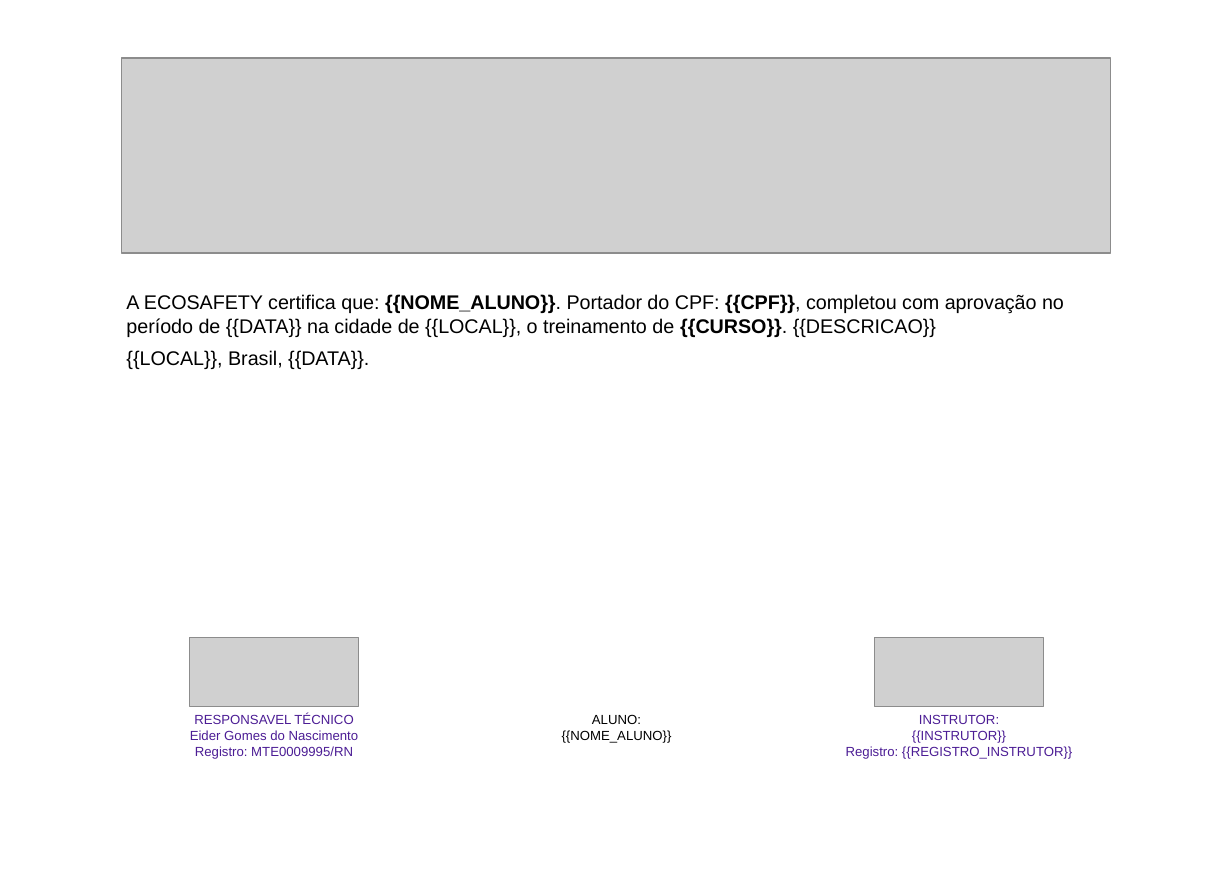
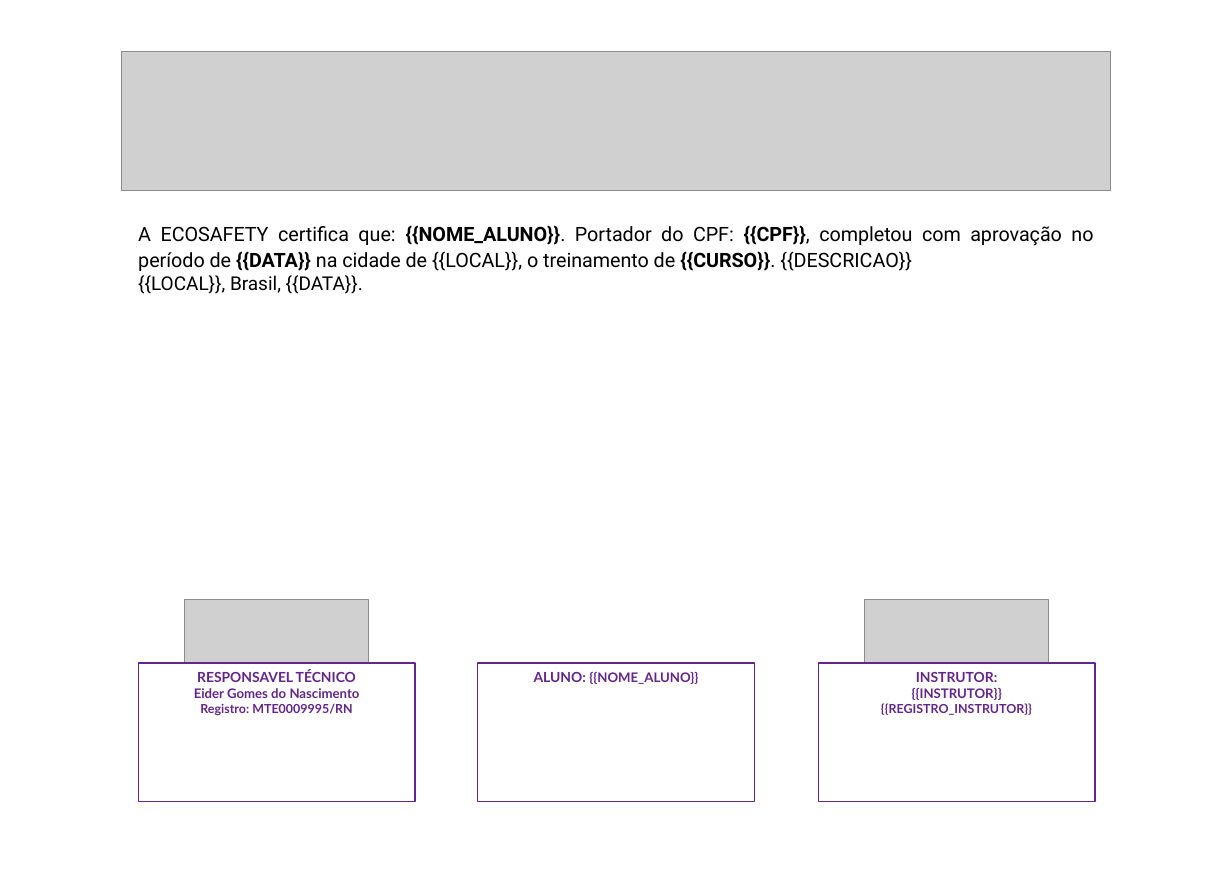
Before and after one commit to clementgustavo1301-blip/Gest-oToalsafety, a slide deck: slide 1 of public/template-modelo1.pptx. Drawn at 1232x872 pixels with LibreOffice and Linux fonts; fonts in the diff are those of the drawing; grey boxes stand for pictures; background and template pictures are left out. Boxes give left, top, right and bottom in pixels: in the first picture for what was removed or moved away, otherwise in the second. Text is boxed around its words. In the diff, an @@ line names an element or a change of style, - is before the commit and + after.

Commit message:
feat: padronizacao exata de cores, fontes e assinaturas dos certificados conforme PDFs originais

```diff
--- a/public/template-modelo1.pptx
+++ b/public/template-modelo1.pptx
@@ picture: place and size @@
-picture at box(121, 58, 1111, 253)
+picture at box(121, 52, 1111, 190)
@@ text at box(138, 225, 1093, 294): text changed; font Arial to Roboto @@
-A ECOSAFETY certifica que: {{NOME_ALUNO}}. Portador do CPF: {{CPF}}, completou com aprovação no período de {{DATA}} na cidade de {{LOCAL}}, o treinamento de {{CURSO}}. {{DESCRICAO}}
-{{LOCAL}}, Brasil, {{DATA}}.
+A ECOSAFETY certifica que: {{NOME_ALUNO}}. Portador do CPF: {{CPF}}, completou com aprovação no período de {{DATA}} na cidade de {{LOCAL}}, o treinamento de {{CURSO}}. {{DESCRICAO}}
+{{LOCAL}}, Brasil, {{DATA}}.
@@ picture: place and size @@
-picture at box(190, 638, 358, 706)
+picture at box(184, 600, 369, 663)
@@ picture: place and size @@
-picture at box(875, 638, 1043, 706)
+picture at box(864, 600, 1049, 663)
@@ rectangle "RESPONSAVEL TÉCNICO": place and size @@
-rectangle "RESPONSAVEL TÉCNICO" at box(190, 714, 359, 759)
+rectangle "RESPONSAVEL TÉCNICO" at box(138, 663, 414, 801)
@@ rectangle "RESPONSAVEL TÉCNICO" at box(138, 663, 414, 801): outline none to #64268A 1 pt @@
@@ text in rectangle at box(194, 670, 360, 716): text changed; font Arial to Lato; text colour #4C1D95 to #64268A; bold on @@
-RESPONSAVEL TÉCNICO
-Eider Gomes do Nascimento
-Registro: MTE0009995/RN
+RESPONSAVEL TÉCNICO
+Eider Gomes do Nascimento
+Registro: MTE0009995/RN
@@ rectangle "ALUNO: {{NOME_ALUNO}}": place and size @@
-rectangle "ALUNO: {{NOME_ALUNO}}" at box(562, 714, 672, 743)
+rectangle "ALUNO: {{NOME_ALUNO}}" at box(477, 663, 754, 801)
@@ rectangle "ALUNO: {{NOME_ALUNO}}" at box(477, 663, 754, 801): size 9 to 9.5 pt in "ALUNO:"; font Arial to Lato, text colour #000000 to #64268A, bold on; outline none to #64268A 1 pt @@
@@ rectangle "INSTRUTOR:" at box(818, 663, 1094, 801): outline none to #64268A 1 pt @@
@@ rectangle "INSTRUTOR:": place and size @@
-rectangle "INSTRUTOR:" at box(846, 714, 1072, 759)
+rectangle "INSTRUTOR:" at box(818, 663, 1094, 801)
@@ text in rectangle at box(881, 672, 1032, 715): text changed; size 9 to 8.5 pt; font Arial to Lato; text colour #4C1D95 to #64268A; bold on @@
-INSTRUTOR:
-{{INSTRUTOR}}
-Registro: {{REGISTRO_INSTRUTOR}}
+INSTRUTOR:
+{{INSTRUTOR}}
+{{REGISTRO_INSTRUTOR}}
```
Also in this commit, not shown: 3 other files.
